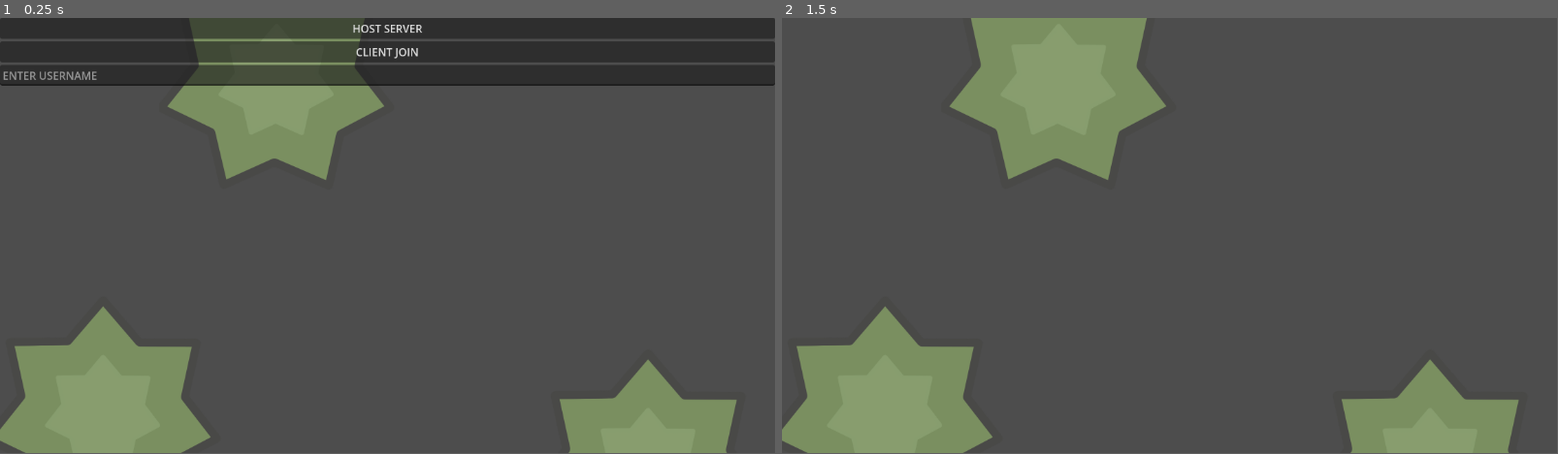
Above: before the commit, frames 1-2 (left to right).
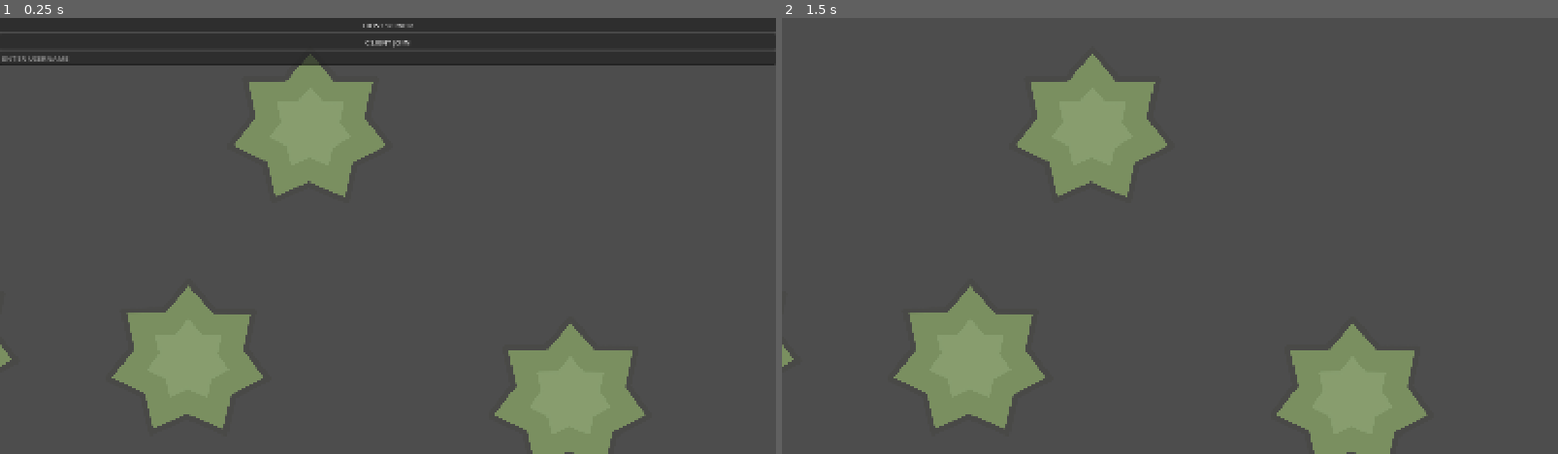
Above: after the commit, the same moments.

Repository: SeiyaU-git/MooMoo-Royale
Game: Godot game, scene res://main2.tscn
Two runs of this game, one before a commit and one after it. Both use one fixed random seed, a clock stepped at 60 frames per second and the inputs below.
Inputs (mouse positions are in pixels of both pictures, inside the frame that each line leads up to):
- Up to frame 1 (0.25 s): no input
- Up to frame 2 (1.5 s): click "CLIENT JOIN" at 0.5 s; tap Enter (chat) at 1.25 s; move the mouse to (1340, 214) at 1.27 s; press the mouse at (1340, 214) at 1.28 s; hold D (right) from 1.28 s (still down)
In our replay, the window is 799x449 before the commit and 800x450 after it. These sizes can differ from the game's own. Grey fills any space a smaller window leaves; there, only what the larger window draws over its background counts as a difference.

The runs differ from the first frame. In frame 1, 22% of the frame differs, in the area x 0-100%, y 0-100%; in frame 2, 18%.

Commit message:
player manager and ui update

Diff:
--- /dev/null
+++ b/UI/game/game_ui.gd
@@ -0,0 +1,16 @@
+extends Control
+class_name GameUI
+
+@onready var food_display: MaterialDisplay = $MaterialBox/FoodDisplay
+@onready var wood_display: MaterialDisplay = $MaterialBox/WoodDisplay
+@onready var stone_display: MaterialDisplay = $MaterialBox/StoneDisplay
+
+@onready var gold_display: MaterialDisplay = $GoldDisplay
+
+@onready var kills_display: MaterialDisplay = $KillsDisplay
+
+@onready var age_bar: ProgressBar = $AgeBar
+
+@onready var leader_bored: TextEdit = $LeaderBored
+
+@onready var map: PanelContainer = $Map
--- a/UI/game_ui.tscn
+++ b/UI/game/game_ui.tscn
@@ -1,12 +1,14 @@
-[gd_scene load_steps=6 format=3 uid="uid://dhea3qmpokodb"]
+[gd_scene load_steps=8 format=3 uid="uid://dhea3qmpokodb"]
 
-[ext_resource type="PackedScene" uid="uid://duss0jrbf2g2c" path="res://UI/material_display.tscn" id="1_mp46i"]
-[ext_resource type="Texture2D" uid="uid://de6dyk3atjapq" path="res://UI/icons/Food_Ico.webp" id="2_2oifk"]
-[ext_resource type="Texture2D" uid="uid://ddcw5f7bvsaqq" path="res://UI/icons/Stone_Ico.webp" id="3_dbpsm"]
-[ext_resource type="Texture2D" uid="uid://d4awuyb8d6jiw" path="res://UI/icons/Skull.webp" id="4_dbpsm"]
-[ext_resource type="Texture2D" uid="uid://chqee0hi76sxv" path="res://UI/icons/Gold_Ico.webp" id="4_fy64h"]
+[ext_resource type="Script" uid="uid://cttfofmdjmg6j" path="res://UI/game/game_ui.gd" id="1_dqf8c"]
+[ext_resource type="PackedScene" uid="uid://duss0jrbf2g2c" path="res://UI/game/material_display.tscn" id="2_f7k7k"]
+[ext_resource type="Texture2D" uid="uid://de6dyk3atjapq" path="res://UI/icons/Food_Ico.webp" id="3_s5bvh"]
+[ext_resource type="Texture2D" uid="uid://ddcw5f7bvsaqq" path="res://UI/icons/Stone_Ico.webp" id="4_5jup1"]
+[ext_resource type="Texture2D" uid="uid://dps434uxdb2oj" path="res://sprites/Sapling1.webp" id="4_f7k7k"]
+[ext_resource type="Texture2D" uid="uid://d4awuyb8d6jiw" path="res://UI/icons/Skull.webp" id="5_dwmxg"]
+[ext_resource type="Texture2D" uid="uid://chqee0hi76sxv" path="res://UI/icons/Gold_Ico.webp" id="6_jllct"]
 
-[node name="Control" type="Control"]
+[node name="GameUI" type="Control"]
 layout_mode = 3
 anchors_preset = 15
 anchor_right = 1.0
@@ -15,6 +17,7 @@
 offset_bottom = -3.0
 grow_horizontal = 2
 grow_vertical = 2
+script = ExtResource("1_dqf8c")
 
 [node name="MaterialBox" type="VBoxContainer" parent="."]
 layout_mode = 1
@@ -32,18 +35,22 @@
 theme_override_constants/separation = 10
 alignment = 1
 
-[node name="MaterialDisplay" parent="MaterialBox" instance=ExtResource("1_mp46i")]
+[node name="FoodDisplay" parent="MaterialBox" instance=ExtResource("2_f7k7k")]
 layout_mode = 2
-image = ExtResource("2_2oifk")
+image = ExtResource("3_s5bvh")
+number = 0
 
-[node name="MaterialDisplay2" parent="MaterialBox" instance=ExtResource("1_mp46i")]
+[node name="WoodDisplay" parent="MaterialBox" instance=ExtResource("2_f7k7k")]
 layout_mode = 2
+image = ExtResource("4_f7k7k")
+number = 0
 
-[node name="MaterialDisplay3" parent="MaterialBox" instance=ExtResource("1_mp46i")]
+[node name="StoneDisplay" parent="MaterialBox" instance=ExtResource("2_f7k7k")]
 layout_mode = 2
-image = ExtResource("3_dbpsm")
+image = ExtResource("4_5jup1")
+number = 0
 
-[node name="AgreBar" type="ProgressBar" parent="."]
+[node name="AgeBar" type="ProgressBar" parent="."]
 layout_mode = 1
 anchors_preset = 7
 anchor_left = 0.5
@@ -72,7 +79,7 @@
 2. poopoo
 3. unknown"
 
-[node name="MaterialDisplay" parent="." instance=ExtResource("1_mp46i")]
+[node name="KillsDisplay" parent="." instance=ExtResource("2_f7k7k")]
 layout_mode = 1
 anchors_preset = 1
 anchor_left = 1.0
@@ -82,9 +89,10 @@
 offset_right = -48.0
 offset_bottom = 217.0
 grow_horizontal = 0
-image = ExtResource("4_dbpsm")
+image = ExtResource("5_dwmxg")
+number = 6
 
-[node name="PanelContainer" type="PanelContainer" parent="."]
+[node name="Map" type="PanelContainer" parent="."]
 layout_mode = 1
 anchors_preset = 2
 anchor_top = 1.0
@@ -95,7 +103,7 @@
 offset_bottom = -29.0
 grow_vertical = 0
 
-[node name="MaterialDisplay2" parent="." instance=ExtResource("1_mp46i")]
+[node name="GoldDisplay" parent="." instance=ExtResource("2_f7k7k")]
 layout_mode = 1
 anchors_preset = 2
 anchor_top = 1.0
@@ -105,4 +113,5 @@
 offset_right = 105.0
 offset_bottom = -252.0
 grow_vertical = 0
-image = ExtResource("4_fy64h")
+image = ExtResource("6_jllct")
+number = 5000
--- a/UI/material_display.gd
+++ b/UI/game/material_display.gd
@@ -1,7 +1,9 @@
 @tool
 extends PanelContainer
+class_name MaterialDisplay
 
 @onready var texture_rect: TextureRect = $MarginContainer/HBoxContainer/TextureRect
+@onready var label: Label = $MarginContainer/HBoxContainer/Label
 
 @export var image: Texture2D:
 	set(value):
@@ -12,9 +14,22 @@
 
 var _image: Texture2D
 
+@export var number: int:
+	set(value):
+		_number = value
+		_number_changed()
+	get:
+		return _number
+
+var _number: int
+
 func _ready() -> void:
 	_sprite_changed()
 
 func _sprite_changed() -> void:
 	if texture_rect:
 		texture_rect.texture = _image
+
+func _number_changed() -> void:
+	if label:
+		label.text = str(_number)
--- a/UI/material_display.tscn
+++ b/UI/game/material_display.tscn
@@ -1,11 +1,11 @@
 [gd_scene load_steps=3 format=3 uid="uid://duss0jrbf2g2c"]
 
-[ext_resource type="Script" uid="uid://b2a1q8h75d38f" path="res://UI/material_display.gd" id="1_hyyga"]
+[ext_resource type="Script" uid="uid://b2a1q8h75d38f" path="res://UI/game/material_display.gd" id="1_hyyga"]
 [ext_resource type="Texture2D" uid="uid://cpcej7qp7iscn" path="res://UI/icons/Wood_Ico.webp" id="1_lfwwp"]
 
 [node name="MaterialDisplay" type="PanelContainer"]
 script = ExtResource("1_hyyga")
-image = ExtResource("1_lfwwp")
+number = null
 
 [node name="MarginContainer" type="MarginContainer" parent="."]
 layout_mode = 2
--- a/UI/start_ui.gd
+++ b/UI/start_ui.gd
@@ -2,7 +2,7 @@
 
 @onready var line_edit: LineEdit = $VBoxContainer/LineEdit
 
-const GAME_UI = preload("uid://dhea3qmpokodb")
+const PLAYER_MANAGER = preload("uid://b0ytgbppoxn1x")
 
 func _on_host_button_pressed() -> void:
 	hide()
@@ -22,4 +22,4 @@
 
 	ClientNetworkGlobals.player_creation_request(ClientNetworkGlobals.id, client_name)
 
-	Layer.load_ui(GAME_UI)
+	Layer.root.add_child(PLAYER_MANAGER.instantiate())
--- a/player/player.gd
+++ b/player/player.gd
@@ -69,6 +69,7 @@
 
 	if Input.is_action_pressed("attack") or is_auto_attack:
 		animation_player.play("attack")
+		Global.player_manager.wood += 1
 
 	if Input.is_action_just_pressed("chat"):
 		text_box.use()
--- /dev/null
+++ b/player/player_manager.gd
@@ -0,0 +1,59 @@
+extends Node
+class_name PlayerManager
+
+const GAME_UI = preload("uid://dhea3qmpokodb")
+var game_ui: GameUI
+
+var _gold: int = 0
+var gold: int:
+	set(value):
+		_gold = value
+		if game_ui:
+			game_ui.gold_display.number = value
+	get:
+		return _gold
+
+
+var _food: int = 0
+var food: int:
+	set(value):
+		_food = value
+		if game_ui:
+			game_ui.food_display.number = value
+	get:
+		return _food
+
+var _wood: int = 0
+var wood: int:
+	set(value):
+		_wood = value
+		if game_ui:
+			game_ui.wood_display.number = value
+	get:
+		return _wood
+
+
+var _stone: int = 0
+var stone: int:
+	set(value):
+		_stone = value
+		if game_ui:
+			game_ui.stone_display.number = value
+	get:
+		return _stone
+
+
+var _kills: int = 0
+var kills: int:
+	set(value):
+		_kills = value
+		if game_ui:
+			game_ui.kills_display.number = value
+	get:
+		return _kills
+
+func _init() -> void:
+	Global.player_manager = self
+
+func _ready() -> void:
+	game_ui = Layer.load_ui(GAME_UI, true)
--- /dev/null
+++ b/player/player_manager.tscn
@@ -0,0 +1,6 @@
+[gd_scene load_steps=2 format=3 uid="uid://b0ytgbppoxn1x"]
+
+[ext_resource type="Script" uid="uid://cu4t0e0mnwij8" path="res://player/player_manager.gd" id="1_vrm2i"]
+
+[node name="PlayerManager" type="Node"]
+script = ExtResource("1_vrm2i")
--- a/project.godot
+++ b/project.godot
@@ -21,6 +21,12 @@
 ClientNetworkGlobals="*res://networking/client_network_globals.gd"
 NetworkHandler="*res://networking/network_handler.gd"
 Layer="*res://utilities/layers/layer.gd"
+Global="*res://utilities/global.gd"
+
+[display]
+
+window/stretch/mode="canvas_items"
+window/stretch/scale=0.7
 
 [input]
 
--- /dev/null
+++ b/utilities/global.gd
@@ -0,0 +1,3 @@
+extends Node
+
+var player_manager: PlayerManager
Not shown, added: UI/game/game_ui.gd.uid
Renamed: UI/material_display.gd.uid -> UI/game/material_display.gd.uid
Not shown, added: player/player_manager.gd.uid
Not shown, added: utilities/global.gd.uid
